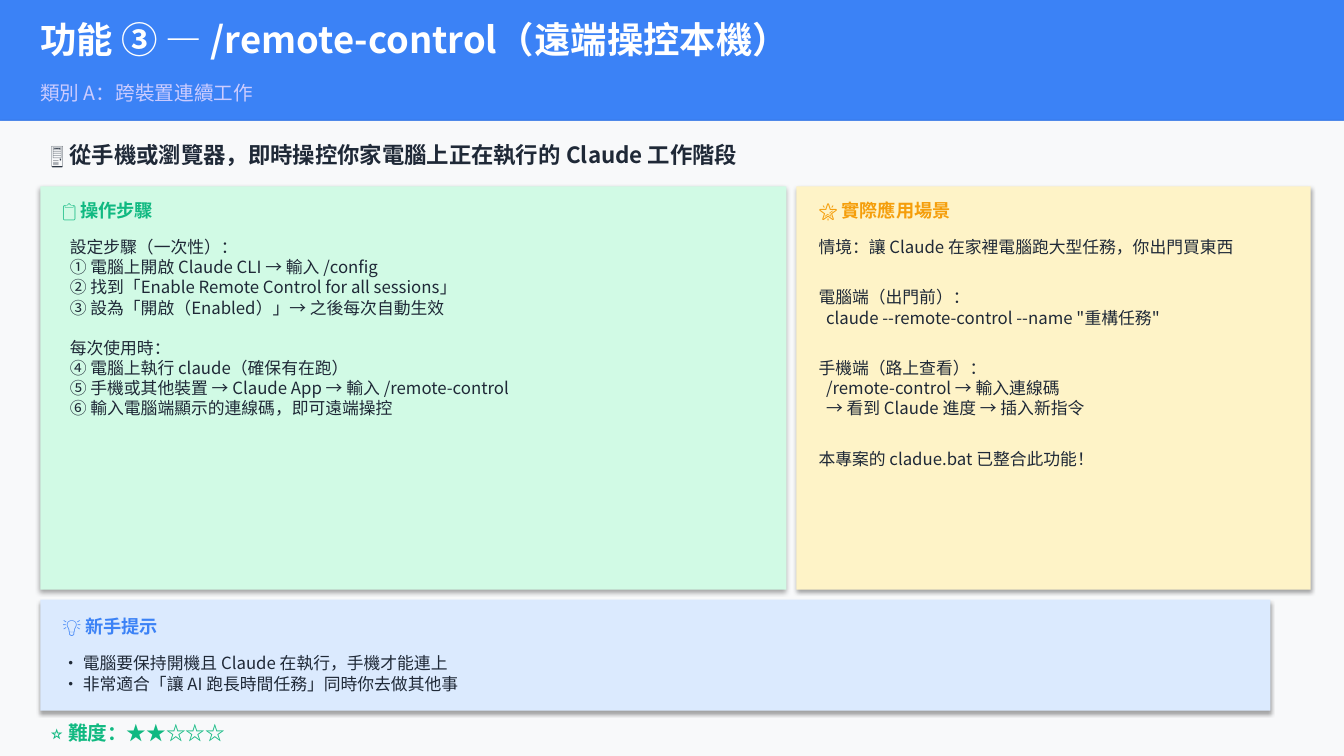
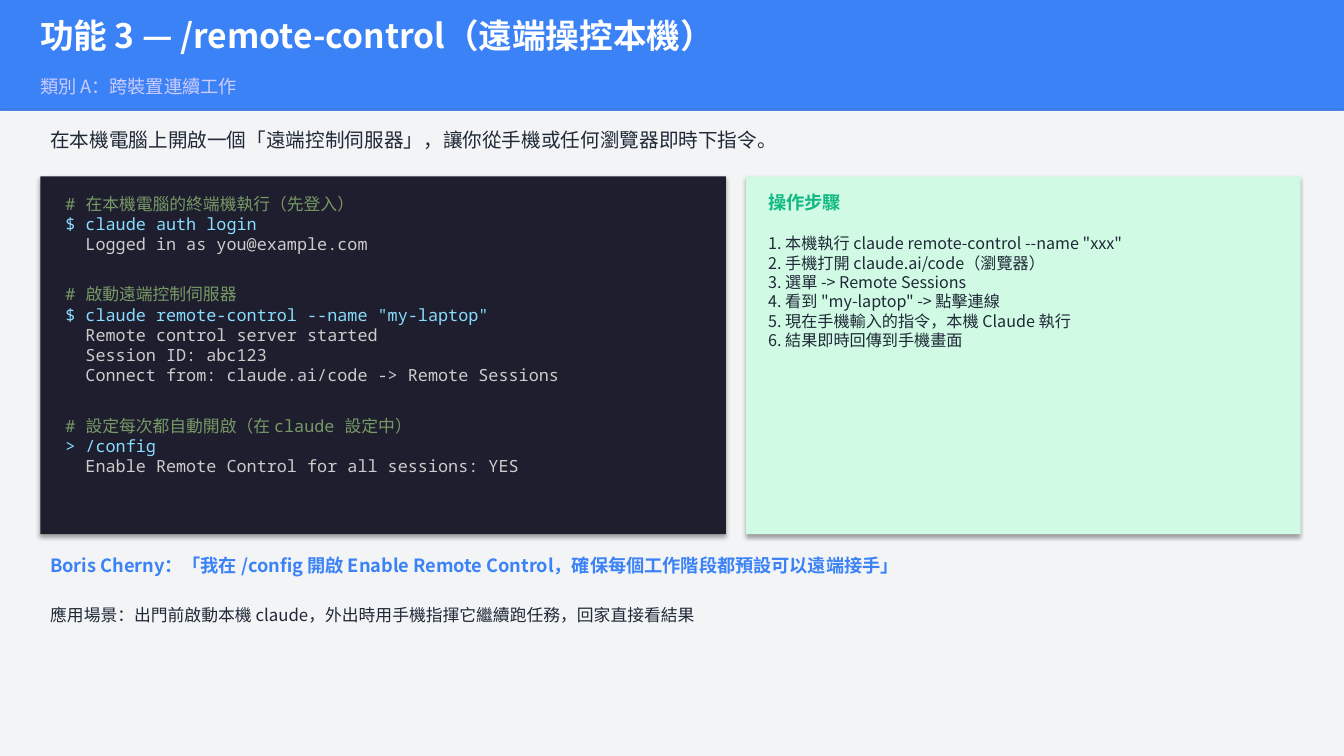
Before and after one commit to dd13556li/money-tutor, a slide deck: slide 7 of report/Claude_Code_15_Features_Guide.pptx. Drawn at 1344x756 pixels with LibreOffice and Linux fonts; fonts in the diff are those of the drawing. Boxes give left, top, right and bottom in pixels: in the first picture for what was removed or moved away, otherwise in the second. Text is boxed around its words. In the diff, an @@ line names an element or a change of style, - is before the commit and + after.

```diff
--- a/report/Claude_Code_15_Features_Guide.pptx
+++ b/report/Claude_Code_15_Features_Guide.pptx
@@ rectangle: place and size @@
-rectangle at [0,0,1344,121]
+rectangle at [0,0,1344,111]
@@ text at [40,19,714,54]: text changed; size 26 to 24 pt; font Noto Sans CJK SC to Noto Sans CJK TC @@
-功能 ③ — /remote-control（遠端操控本機）
+功能 3 — /remote-control（遠端操控本機）
@@ text "類別 A：跨裝置連續工作" at [40,77,237,95]: size 14 to 13 pt, font Noto Sans CJK SC to Noto Sans CJK TC @@
@@ rectangle: place and size @@
-rectangle at [0,121,1344,756]
+rectangle at [0,111,1344,756]
@@ rectangle at [0,111,1344,756]: fill #F8F9FA to #F3F4F6 @@
@@ text at [50,130,777,149]: text changed; size 16 to 14 pt; font Noto Sans CJK SC to Noto Sans CJK TC; bold off @@
-🖥️ 從手機或瀏覽器，即時操控你家電腦上正在執行的 Claude 工作階段
+在本機電腦上開啟一個「遠端控制伺服器」，讓你從手機或任何瀏覽器即時下指令。
@@ rectangle: place and size @@
-rectangle at [40,187,786,590]
+rectangle at [40,176,726,534]
@@ rectangle at [40,176,726,534]: fill #D1FAE5 to #1E1E2E @@
@@ rectangle: place and size @@
-rectangle at [797,187,1311,590]
+rectangle at [746,176,1301,534]
@@ rectangle at [746,176,1301,534]: fill #FEF3C7 to #D1FAE5 @@
@@ text added at [85,196,559,472], 12 pt, text #CCCCCC @@
+# 在本機電腦的終端機執行（先登入）
+$ claude auth login
+Logged in as you@example.com
+# 啟動遠端控制伺服器
+$ claude remote-control --name "my-laptop"
+Remote control server started
+Session ID: abc123
+Connect from: claude.ai/code -> Remote Sessions
+# 設定每次都自動開啟（在 claude 設定中）
+> /config
+Enable Remote Control for all sessions: YES
@@ text at [768,193,841,211]: text changed; font Noto Sans CJK SC to Noto Sans CJK TC @@
-📋 操作步驟
+操作步驟
@@ text removed at [842,201,951,219] @@
-🌟 實際應用場景
@@ text removed at [70,239,509,416] @@
-設定步驟（一次性）：
-① 電腦上開啟 Claude CLI → 輸入 /config
-② 找到「Enable Remote Control for all sessions」
-③ 設為「開啟（Enabled）」→ 之後每次自動生效
-每次使用時：
-④ 電腦上執行 claude（確保有在跑）
-⑤ 手機或其他裝置 → Claude App → 輸入 /remote-control
-⑥ 輸入電腦端顯示的連線碼，即可遠端操控
@@ text added at [768,235,1122,348], 11.5 pt, text #1F2937 @@
+1. 本機執行 claude remote-control --name "xxx"
+2. 手機打開 claude.ai/code（瀏覽器）
+3. 選單 -> Remote Sessions
+4. 看到 "my-laptop" -> 點擊連線
+5. 現在手機輸入的指令，本機 Claude 執行
+6. 結果即時回傳到手機畫面
@@ text at [50,553,899,577]: text changed; size 12 to 13 pt; font Noto Sans CJK SC to Noto Sans CJK TC; text colour #1F2937 to #3B82F6; bold on @@
-情境：讓 Claude 在家裡電腦跑大型任務，你出門買東西
-電腦端（出門前）：
-claude --remote-control --name "重構任務"
-手機端（路上查看）：
-/remote-control → 輸入連線碼
-→ 看到 Claude 進度 → 插入新指令
-本專案的 cladue.bat 已整合此功能！
+Boris Cherny：「我在 /config 開啟 Enable Remote Control，確保每個工作階段都預設可以遠端接手」
@@ rectangle removed at [40,600,1270,711] @@
@@ text added at [50,606,695,623], 12 pt, text #1F2937 @@
+應用場景：出門前啟動本機 claude，外出時用手機指揮它繼續跑任務，回家直接看結果
@@ text removed at [85,617,158,635] @@
-💡 新手提示
@@ text removed at [83,655,458,692] @@
-• 電腦要保持開機且 Claude 在執行，手機才能連上
-• 非常適合「讓 AI 跑長時間任務」同時你去做其他事
@@ text removed at [68,723,225,742] @@
-⭐ 難度：★★☆☆☆
```
Also in this commit, not shown: 11 other slides changed, 10 slides added, 10 slides removed, 11 other files.
